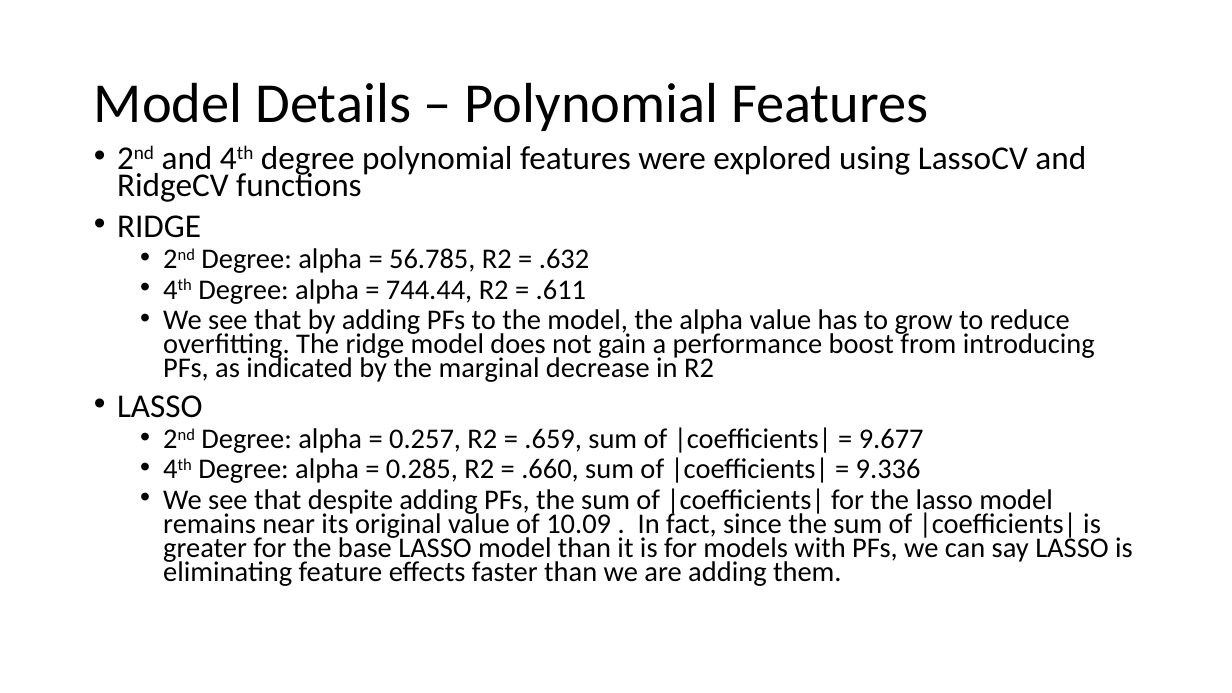
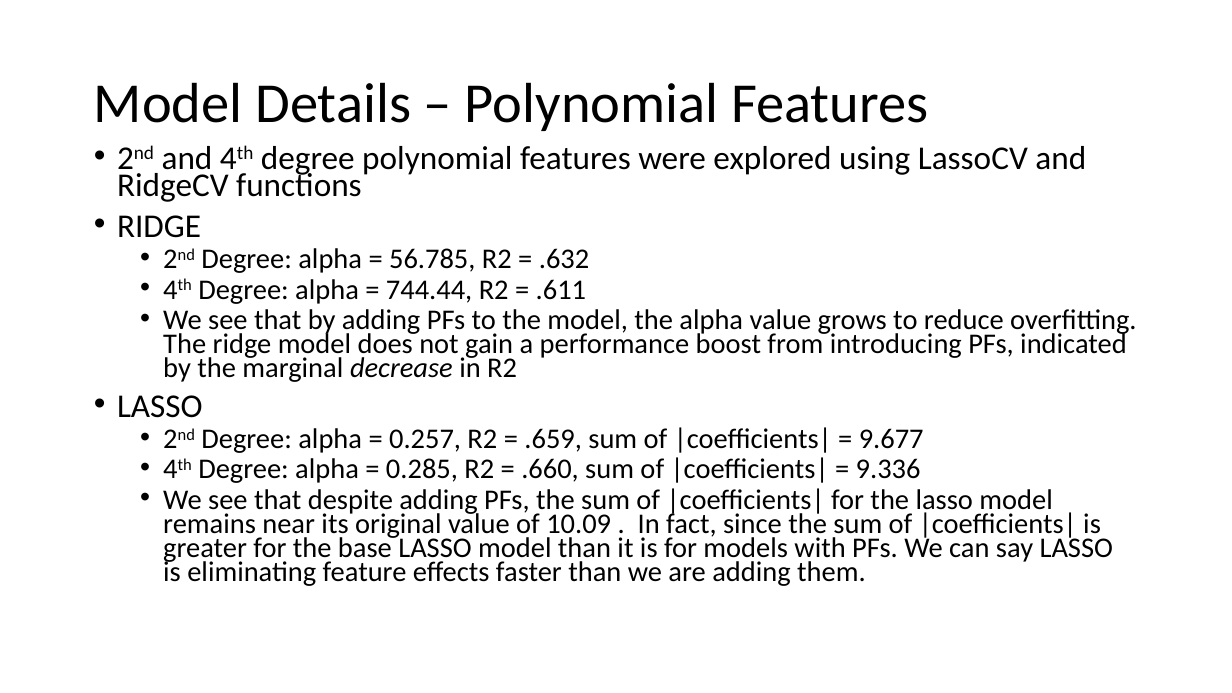
Before and after one commit to M-Matrona/IBM-Machine-Learning-Course, a slide deck: slide 7 of Course_2_SupervisedLearning/Supervised_Learning_Project_Report.pptx. Drawn at 1232x693 pixels with LibreOffice and Linux fonts; fonts in the diff are those of the drawing. Boxes give left, top, right and bottom in pixels: in the first picture for what was removed or moved away, otherwise in the second. Text is boxed around its words. In the diff, an @@ line names an element or a change of style, - is before the commit and + after.

```diff
--- a/Course_2_SupervisedLearning/Supervised_Learning_Project_Report.pptx
+++ b/Course_2_SupervisedLearning/Supervised_Learning_Project_Report.pptx
@@ text at [163, 309, 1136, 382]: text changed @@
-  • We see that by adding PFs to the model, the alpha value has to grow to reduce overfitting. The ridge model does not gain a performance boost from introducing PFs, as indicated by the marginal decrease in R2
+  • We see that by adding PFs to the model, the alpha value grows to reduce overfitting. The ridge model does not gain a performance boost from introducing PFs, indicated by the marginal decrease in R2
@@ text at [163, 488, 1113, 586]: text changed @@
-  • We see that despite adding PFs, the sum of |coefficients| for the lasso model remains near its original value of 10.09 . In fact, since the sum of |coefficients| is greater for the base LASSO model than it is for models with PFs, we can say LASSO is eliminating feature effects faster than we are adding them.
+  • We see that despite adding PFs, the sum of |coefficients| for the lasso model remains near its original value of 10.09 . In fact, since the sum of |coefficients| is greater for the base LASSO model than it is for models with PFs. We can say LASSO is eliminating feature effects faster than we are adding them.
```
Also in this commit, not shown: 3 other slides changed, 3 slides added, 1 other file.
